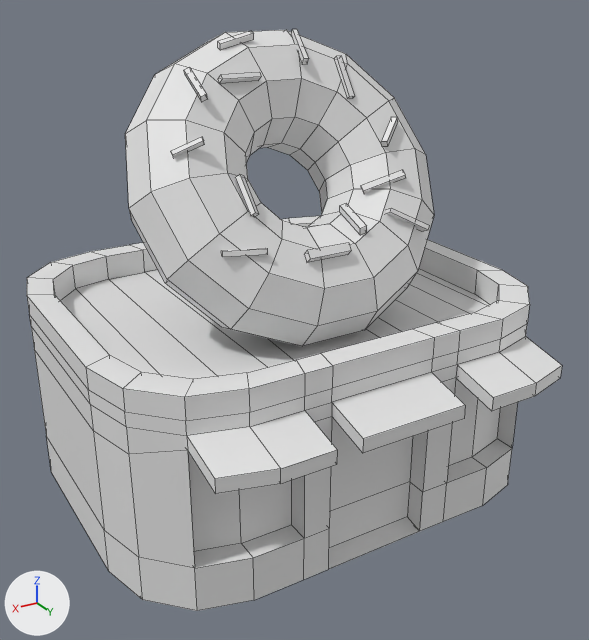
An edit to the OBJ model res/models/buildings/special/donut.obj, drawn before and after from the same camera.
Before and after are seen from a 50 mm lens placed at (4.38, 7.76, 5.59), pointed at (0.08, 0.59, 2.01). The axes (+X, +Y, +Z) are drawn at lower left. The lights are the same throughout. Mesh edges are drawn as thin lines. Where no turn or scale is listed for an object, it has been applied to the vertices.

Before the edit, the objects in view are built like this:
```python
me_donut = bpy.data.meshes.new('donut')
me_donut.from_pydata(...)  # 226 vertices, 224 faces; spans x -2.48..2.59, y -2.06..2.78, z 0.0..2.3
me_donut_001 = bpy.data.meshes.new('donut.001')
me_donut_001.from_pydata(...)  # 244 vertices, 218 faces; spans x -1.74..1.79, y -0.91..1.56, z 1.94..5.02
ob_donut = bpy.data.objects.new('donut', me_donut)
ob_donut.location = (0.0, 0.0, 0.0)
ob_donut_001 = bpy.data.objects.new('donut.001', me_donut_001)
ob_donut_001.location = (0.0, 0.0, 0.0)
```
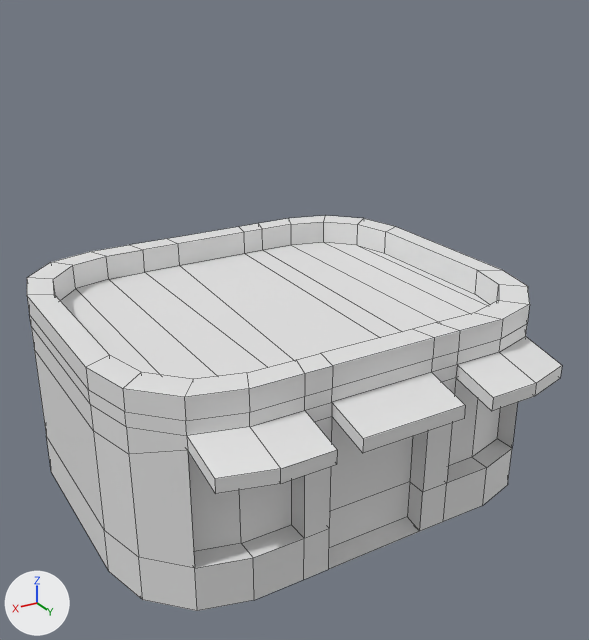
Boxes (x1, y1, x2, y2) around the edits, measured in the pictures (589 x 640 px):
'donut.001', deleted: before (125, 29, 434, 346)

Edits to the bpy script that builds the scene:
```text
Remove ob_donut_001:
    ob_donut_001 = bpy.data.objects.new('donut.001', me_donut_001)
    ob_donut_001.location = (0.0, 0.0, 0.0)
```
